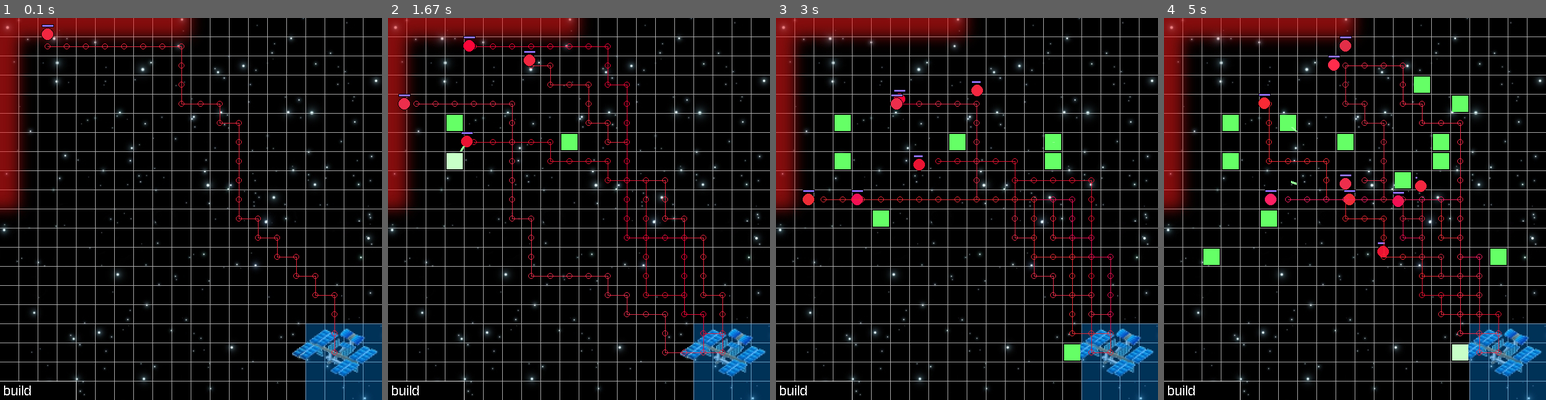
Above: before the commit, frames 1-4 (left to right).
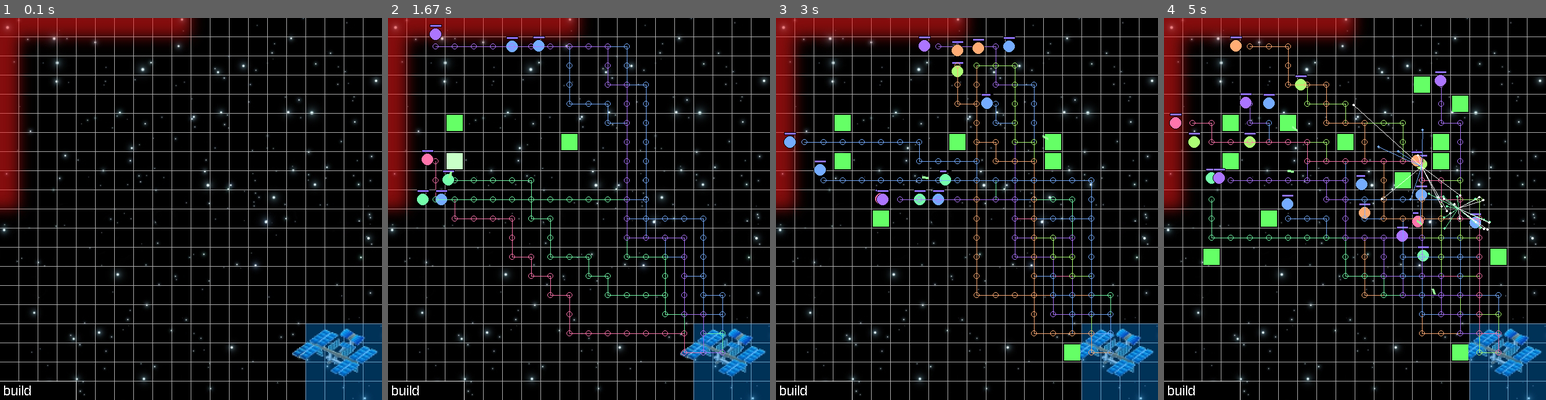
Above: after the commit, the same moments.

Repository: amstocker/TDgame
Game: pygame game, started from abstractTD/TD.py
Two runs of this game, one before a commit and one after it. Both use one fixed random seed, a clock stepped at 60 frames per second and the inputs below. The source is Python 2; it was converted automatically to run under Python 3.
Inputs (mouse positions are in pixels of both pictures, inside the frame that each line leads up to):
- Up to frame 1 (0.1 s): no input
- Up to frame 2 (1.67 s): press the mouse at (426, 388) at 0.37 s; move the mouse to (445, 270) at 0.47 s; release the mouse at (460, 151) at 0.6 s; press the mouse at (426, 388) at 0.7 s; move the mouse to (437, 254) at 0.8 s; release the mouse at (449, 117) at 0.93 s; press the mouse at (426, 388) at 1.03 s; move the mouse to (494, 266) at 1.13 s; release the mouse at (567, 144) at 1.27 s; click (724, 354) at 1.38 s
- Up to frame 3 (3 s): press the mouse at (814, 388) at 1.7 s; move the mouse to (932, 266) at 1.8 s; release the mouse at (1047, 140) at 1.93 s; press the mouse at (814, 388) at 2.03 s; move the mouse to (844, 308) at 2.13 s; release the mouse at (871, 224) at 2.27 s; press the mouse at (814, 388) at 2.37 s; move the mouse to (944, 369) at 2.47 s; release the mouse at (1073, 346) at 2.6 s; press the mouse at (814, 388) at 2.7 s; move the mouse to (928, 273) at 2.8 s; release the mouse at (1047, 159) at 2.93 s
- Up to frame 4 (5 s): press the mouse at (1202, 388) at 3.03 s; move the mouse to (1324, 247) at 3.13 s; release the mouse at (1450, 102) at 3.27 s; press the mouse at (1202, 388) at 3.37 s; move the mouse to (1305, 281) at 3.47 s; release the mouse at (1408, 174) at 3.6 s; press the mouse at (1202, 388) at 3.7 s; move the mouse to (1248, 251) at 3.8 s; release the mouse at (1293, 113) at 3.93 s; press the mouse at (1202, 388) at 4.03 s; move the mouse to (1312, 235) at 4.13 s; release the mouse at (1427, 82) at 4.27 s; press the mouse at (1202, 388) at 4.37 s; move the mouse to (1347, 323) at 4.47 s; release the mouse at (1492, 254) at 4.6 s; press the mouse at (1202, 388) at 4.7 s; move the mouse to (1209, 319) at 4.8 s; release the mouse at (1217, 247) at 4.93 s

The runs differ from the first frame. In frame 1, 0.5% of the frame differs, in the area x 10-89%, y 1-89%; in frame 2, 3.1%; in frame 3, 3.2%; in frame 4, 4.9%, in the area x 1-89%, y 4-90%.

Commit message:
added new tower, fixed some pathfinding, and changed some colors

Diff:
--- a/abstractTD/TD.py
+++ b/abstractTD/TD.py
@@ -1,6 +1,4 @@
 from core.classes import *
-
-
 
 
 class TD(Core):
@@ -8,32 +6,27 @@
         Core.__init__(self)
         self.menu = Menu(self.font2)
 
-        # tower data
         self.particles = []
         self.towers = []
+        self.slowtowers = []
 
-        # creep data
         self.show_waypoints = True
         self.creeps = []
         self.creep_path = Dijkstra(self.grid, (0,0), (10,10))
-        self.nocreeps = True
         self.creep_spawn_clock = pygame.time.Clock()
         self.spawn_threshold = 0
-        self.spawn_frequency = 500
+        self.spawn_frequency = 200
 
         # score (won't work yet?)
         self.score = 0
 
     def mouseDown(self, button, pos):
-        if button == 3:
-            if self.creeps != []:
-                self.creeps[0].waypoints = Dijkstra(self.grid, self.grid.getNode(self.creeps[0].pos), self.grid.getNode(pos))
+        pass
 
     def mouseUp(self, button, pos):
         if button == 1:
             if self.menu.getClick(pos) == False:
                 node = self.grid.getNode(pos)
-                # can't build on space station
                 if node[1] > 15 and node[0] > 15:
                     pass
                 elif self.grid.Grid[node] == 0:
@@ -44,42 +37,35 @@
                     elif self.menu.selected == self.menu.item3:
                         f = FireTower(self.grid, pos)
                         self.towers.append(f)
+                    elif self.menu.selected == self.menu.item2:
+                        s = SlowTower(self.grid, pos)
+                        self.slowtowers.append(s)
                     else:
                         d = DefaultTower(self.grid, pos)
                         self.towers.append(d)
-                    # splice path?
                     for c in self.creeps:
-                        c.waypoints = Dijkstra(self.grid, self.grid.getNode(c.pos), (17,17))
+                        if node in c.waypoints:
+                            c.waypoints = Dijkstra(self.grid, self.grid.getNode(c.pos), (17,17))
 
     def mouseMotion(self, buttons, pos, rel):
         self.menu.getHover(pos)
 
     def update(self):
-        # update creep spawn
         self.creep_spawn_clock.tick()
         self.spawn_threshold += self.creep_spawn_clock.get_time()
-        if self.nocreeps == True:
-            self.nocreeps = False
-            # need to figure out a way when spawning multiple creeps, or when building,
-            # for how to easily keep a variable pathway but keep creeps on it at all times.
-            # i'm thinking that it would be possible to find the node clicked on for building,
-            # and just find the best pathing from eitherside of it and then slice everything together.
-            self.spawnRandomCreep()
-        elif self.spawn_threshold > self.spawn_frequency:
+        if self.spawn_threshold > self.spawn_frequency:
             self.spawn_threshold = 0
             self.spawnRandomCreep()
-        if len(self.creeps) == 0:
-            self.nocreeps = True
-        # update menu
         self.menu.update()
         if self.menu.scrolling == True:
             self.menu.scroll()
-        # update towers and particles
-        if self.nocreeps == False:
+        if len(self.creeps) > 0:
             for c in self.creeps:
                 c.update(self.grid, self.creeps, self.particles, self.score)
         for t in self.towers:
             t.update(self.particles, self.creeps)
+        for s in self.slowtowers:
+            s.update(self.particles, self.creeps)
         for p in self.particles:
             p.update(self.particles, self.creeps)
 
@@ -91,6 +77,8 @@
         self.screen.blit(self.background, (0,0))
         for t in self.towers:
             t.render(self.screen)
+        for s in self.slowtowers:
+            s.render(self.screen)
         for c in self.creeps:
             c.render(self.screen, self.grid, self.show_waypoints)
         for p in self.particles:
--- a/abstractTD/core/classes.py
+++ b/abstractTD/core/classes.py
@@ -136,12 +136,20 @@
         self.slowed = False
 
     def update(self, grid, creeps, particles_list, score):
+        if self.slowed == True:
+            v = 0.3*self.vmax
+        else:
+            v = self.vmax
         if self.hp <= 0:
             creeps.remove(self)
             for p in xrange(20):
-                rdir = vec2d(uniform(-3,3), uniform(-3,3))
+                rdir = vec2d(uniform(-8, 8), uniform(-8, 8))
                 p = Particle()
-                p.color = self.color
+                r = randint(0, 1)
+                if r == 0:
+                    p.color = self.color
+                else:
+                    p.color = (255, 255, 255)
                 p.pos = (self.pos[0]+randint(-1,1),self.pos[1]+randint(-1,1))
                 p.origin = (self.pos[0], self.pos[1])
                 p.vel = rdir
@@ -149,12 +157,12 @@
             score += 1
         dir = grid.getCoordinate(self.waypoints[0]) - self.pos
         if dir.length > self.r:
-            dir.length = self.vmax
+            dir.length = v
             self.pos += dir
         elif len(self.waypoints) > 1:
             self.waypoints.pop(0)
         elif 3 < dir.length <= self.r:
-            dir.length = self.vmax
+            dir.length = v
             self.pos += dir
 
     def render(self, screen, grid, show_waypoints):
@@ -196,6 +204,7 @@
         self.range = 200
         self.projectile_dmg = 10
         self.projectile_size = 3
+        self.projectile_vel = 10
         self.projectile_color = (151,255,152)
         self.projectile_shape = 'line'
 
@@ -210,8 +219,6 @@
     def update(self, particles_list, creeps):
         self.clock.tick()
         self.threshold += self.clock.get_time()
-        # if there is no threshold here, it makes like a cool laser effect with lots of particles,
-        # perhaps use with slight randint variation in a cool blue/purple color?
         if self.threshold > self.freq:
             self.firing = True
             # blink animation
@@ -234,7 +241,7 @@
                         self.firing = False
                         self.threshold = 0
                         p = Projectile(self.pos, self.target, self.projectile_dmg, self.projectile_size, self.projectile_shape)
-                        p.vel = 10
+                        p.vel = self.projectile_vel
                         p.color = self.projectile_color
                         particles_list.append(p)
                 else:
@@ -249,11 +256,80 @@
 class DefaultTower(Tower):
     def __init__(self, grid, pos):
         Tower.__init__(self, grid, pos)
+
     def update(self, particles_list, creeps):
         if self.blink == True:
             self.color = (200,255,200)
         else:
             self.color = (101,255,102)
+        Tower.update(self, particles_list, creeps)
+
+
+class SlowTower:
+    def __init__(self, grid, pos, freq=1000):
+        self.node = grid.getNode(pos)
+        self.pos = grid.getCoordinate(self.node)
+
+        self.color = (102,254,236)
+        self.field_color = (102,254,236)
+        self.range = 40
+
+        self.targets = []
+        self.phase = 4
+
+        self.c = (self.pos[0]-grid.dx/2+2, self.pos[1]-grid.dy/2+2)
+        self.rect = [self.c[0], self.c[1], grid.dx-5, grid.dy-5]
+
+        self.surf = pygame.Surface((80, 80))
+        self.surf.fill((0,0,0))
+        self.surf.set_colorkey((0,0,0))
+        self.surf.set_alpha(100)
+
+    def update(self, particles_list, creeps):
+        self.field_color = (
+            (self.field_color[0]+self.phase)%256,
+            (self.field_color[1]-self.phase)%256,
+            (self.field_color[2]-self.phase)%256
+            )
+        for c in creeps:
+            d = c.pos - self.pos
+            if d.length <= self.range and c not in self.targets:
+                self.targets.append(c)
+        for t in self.targets:
+            if t in creeps:
+                d = t.pos - self.pos
+                if d.length <= self.range:
+                    t.slowed = True
+                else:
+                    t.slowed = False
+                    self.targets.remove(t)
+            else:
+                self.targets.remove(t)
+
+    def render(self, screen):
+        self.surf.fill((0,0,0))
+        pygame.draw.circle(self.surf, self.field_color,(40,40), 40)
+        screen.blit(self.surf, (self.pos[0]-40, self.pos[1]-40))
+        pygame.draw.rect(screen, self.color, self.rect)
+
+
+class FireTower(Tower):
+    def __init__(self, grid, pos):
+        Tower.__init__(self, grid, pos)
+        self.color = (235,52,82)
+        self.freq = 2500
+        self.range = 350
+        self.projectile_dmg = 50
+        self.projectile_size = 10
+        self.projectile_vel = 4
+        self.projectile_color = (235,52,82)
+        self.projectile_shape = 'explosive'
+
+    def update(self, particles_list, creeps):
+        if self.blink == True:
+            self.color = (255,200,200)
+        else:
+            self.color = (235,52,82)
         Tower.update(self, particles_list, creeps)
 
 
@@ -276,24 +352,6 @@
         Tower.update(self, particles_list, creeps)
 
 
-class FireTower(Tower):
-    def __init__(self, grid, pos):
-        Tower.__init__(self, grid, pos)
-        self.color = (235,52,82)
-        self.freq = 2500
-        self.range = 350
-        self.projectile_dmg = 50
-        self.projectile_size = 8
-        self.projectile_color = (235,150,180)
-        self.projectile_shape = 'ball'
-    def update(self, particles_list, creeps):
-        if self.blink == True:
-            self.color = (255,200,200)
-        else:
-            self.color = (235,52,82)
-        Tower.update(self, particles_list, creeps)
-
-
 
 
 
@@ -308,6 +366,7 @@
         self.life = randint(20,50)
 
     def update(self, particles, creeps):
+        self.vel *= 0.95
         self.pos += self.vel
         self.life -= 1
         if self.life == 0:
@@ -315,7 +374,7 @@
 
     def render(self, screen):
         pygame.draw.line(screen, self.color, self.origin, self.pos, 1)
-        pygame.draw.circle(screen, self.color, (int(self.pos[0]-1),int(self.pos[1]-1)), 2)
+        pygame.draw.circle(screen, self.color, (int(self.pos[0]),int(self.pos[1])), 2)
 
 
 class Projectile:
@@ -328,21 +387,28 @@
         self.dmg = dmg
         self.size = size
         self.shape = shape
+        self.contact = False
 
     def update(self, particles_list, creeps):
+        if self.contact == True:
+            particles_list.remove(self)
         self.dir = self.target.pos - self.pos
         if self.dir.length < 1.5*self.target.r:
+            self.contact = True
             if self.target.hp >= 0:
                 self.target.hp -= self.dmg
-            particles_list.remove(self)
         self.dir.length = self.vel
         self.pos += self.dir
 
     def render(self, screen):
         if self.shape == 'line':
             pygame.draw.line(screen, self.color, self.pos, self.pos+self.dir, 1+self.size)
-        if self.shape == 'ball':
-            pygame.draw.circle(screen, self.color, intvec(self.pos), self.size)
+        elif self.shape == 'explosive':
+            if self.contact == True:
+                pygame.draw.circle(screen, (255,246,150), intvec(self.pos), self.size+20)
+            else:
+                pygame.draw.circle(screen, (0,0,0), intvec(self.pos), self.size-3)
+                pygame.draw.circle(screen, (200,200,200), intvec(self.pos), self.size-4)
 
 
 
@@ -505,9 +571,29 @@
         self.target_blocked = False
 
     def spawnRandomCreep(self):
-        C = Creep((randint(220,255), randint(0,50), randint(50,100)), 10, 4, 100)
+##          possible colorations:
+##        C = Creep((randint(220,255), randint(0,50), randint(50,100)), 10, 4, 100)
+##          or
+##        permutations = [
+##            (255, 150, 0),
+##            (255, 0, 150),
+##            (150, 255, 0),
+##            (150, 0, 255),
+##            (0, 255, 150),
+##            (0, 150, 255)
+##            ]
+        permutations = [
+            (117, 172, 255),
+            (117, 255, 172),
+            (172, 117, 255),
+            (172, 255, 117),
+            (255, 117, 172),
+            (255, 172, 117)
+            ]
+        x = randint(0,5)
+        C = Creep(permutations[x], 10, 4, 100)
         side = randint(0,1)
-        pos = (side*randint(0,9),(1-side)*randint(0,9))
+        pos = (side*randint(1,9),(1-side)*randint(1,9))
         C.pos = self.grid.getCoordinate(pos)
         target = 0
         for i in [0, 1]:
